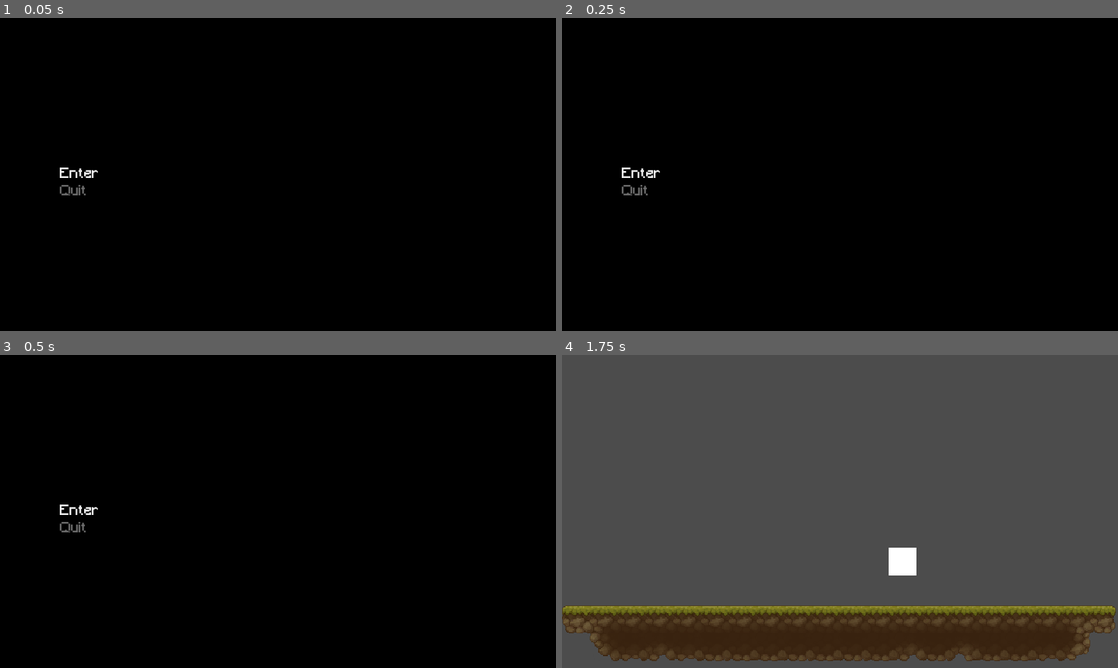
Above: before the commit, frames 1-4 (two rows, left to right).
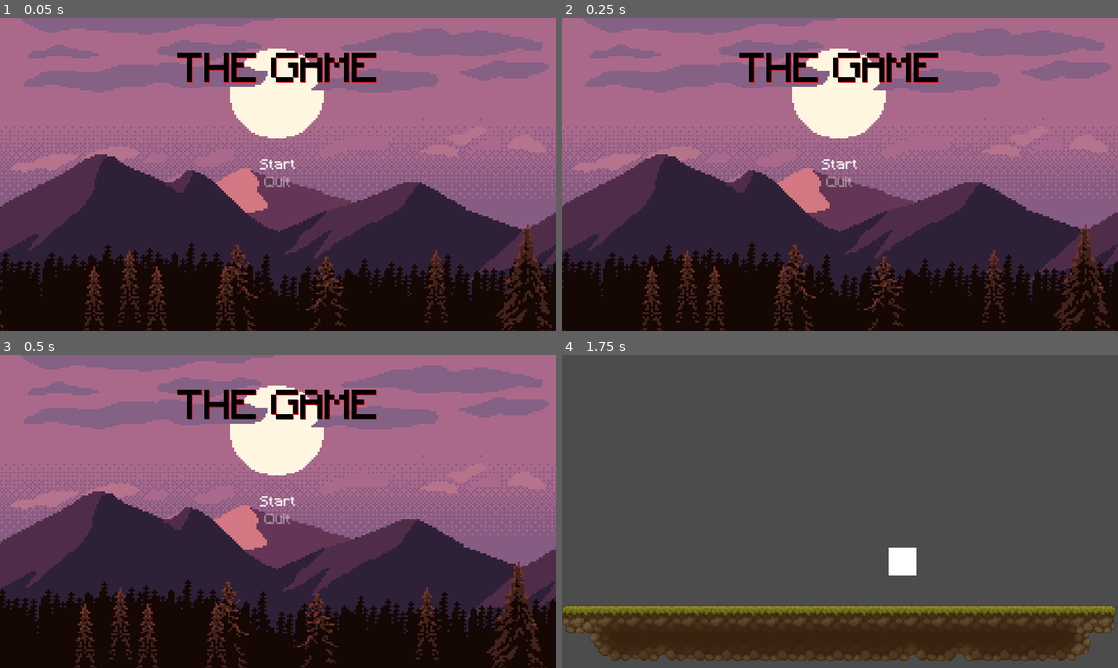
Above: after the commit, the same moments.

Repository: Astrol99/RetroKnight
Game: Godot game, scene res://MainMenu.tscn
Two runs of this game, one before a commit and one after it. Both use one fixed random seed, a clock stepped at 60 frames per second and the inputs below.
Inputs:
- Up to frame 1 (0.05 s): no input
- Up to frame 2 (0.25 s): no input
- Up to frame 3 (0.5 s): no input
- Up to frame 4 (1.75 s): click "Enter" (after the commit: "Start") at 0.5 s; hold Right (ui_right) from 1.28 s (still down); tap Up (ui_up) at 1.52 s

The runs differ from the first frame. In frame 1, 81% of the frame differs, in the area x 0-100%, y 0-100%; in frame 2, 81%; in frame 3, 81%; in frame 4, nothing differs.

Commit message:
Added a proper MainMenu screen with parallax

Diff:
--- a/MainMenu.gd
+++ b/MainMenu.gd
@@ -2,7 +2,7 @@
 
 
 func _ready():
-	$VBoxContainer/Enter.grab_focus()
+	$VBoxContainer/Start.grab_focus()
 
 
 func _on_Enter_pressed():
--- a/MainMenu.tscn
+++ b/MainMenu.tscn
@@ -1,7 +1,21 @@
-[gd_scene load_steps=3 format=2]
+[gd_scene load_steps=12 format=2]
 
 [ext_resource path="res://MainMenu.gd" type="Script" id=1]
 [ext_resource path="res://assets/themes/PixelTheme.tres" type="Theme" id=2]
+[ext_resource path="res://assets/music/Medieval_Start-UpTutorial.mp3" type="AudioStream" id=3]
+[ext_resource path="res://assets/sprites/parallax_mountain_pack/layers/parallax-mountain-trees.png" type="Texture" id=4]
+[ext_resource path="res://assets/sprites/parallax_mountain_pack/layers/parallax-mountain-foreground-trees.png" type="Texture" id=5]
+[ext_resource path="res://assets/sprites/parallax_mountain_pack/layers/parallax-mountain-montain-far.png" type="Texture" id=6]
+[ext_resource path="res://assets/sprites/parallax_mountain_pack/layers/parallax-mountain-mountains.png" type="Texture" id=7]
+[ext_resource path="res://assets/sprites/parallax_mountain_pack/layers/parallax-mountain-bg.png" type="Texture" id=8]
+[ext_resource path="res://ParallaxBackground.gd" type="Script" id=9]
+
+[sub_resource type="DynamicFontData" id=1]
+font_path = "res://assets/fonts/Minecraft.ttf"
+
+[sub_resource type="DynamicFont" id=2]
+size = 45
+font_data = SubResource( 1 )
 
 [node name="MainMenu" type="Control"]
 anchor_right = 1.0
@@ -11,39 +25,89 @@
 "_edit_use_anchors_": false
 }
 
-[node name="ColorRect" type="ColorRect" parent="."]
-margin_right = 640.0
-margin_bottom = 360.0
-color = Color( 0, 0, 0, 1 )
+[node name="AudioStreamPlayer" type="AudioStreamPlayer" parent="."]
+stream = ExtResource( 3 )
+volume_db = -20.0
+autoplay = true
+
+[node name="ParallaxBackground" type="ParallaxBackground" parent="."]
+offset = Vector2( 320, 180 )
+scale = Vector2( 2.4, 2.3 )
+transform = Transform2D( 2.4, 0, 0, 2.3, 320, 180 )
+script = ExtResource( 9 )
+
+[node name="Background" type="Sprite" parent="ParallaxBackground"]
+texture = ExtResource( 8 )
+
+[node name="ParallaxLayer2" type="ParallaxLayer" parent="ParallaxBackground"]
+motion_scale = Vector2( 0.05, 1 )
+motion_mirroring = Vector2( 272, 0 )
+
+[node name="FarMountains" type="Sprite" parent="ParallaxBackground/ParallaxLayer2"]
+texture = ExtResource( 6 )
+
+[node name="ParallaxLayer3" type="ParallaxLayer" parent="ParallaxBackground"]
+motion_scale = Vector2( 0.2, 1 )
+motion_mirroring = Vector2( 544, 0 )
+
+[node name="Mountains" type="Sprite" parent="ParallaxBackground/ParallaxLayer3"]
+texture = ExtResource( 7 )
+
+[node name="ParallaxLayer4" type="ParallaxLayer" parent="ParallaxBackground"]
+motion_scale = Vector2( 0.3, 1 )
+motion_mirroring = Vector2( 544, 0 )
+
+[node name="FarTrees" type="Sprite" parent="ParallaxBackground/ParallaxLayer4"]
+texture = ExtResource( 4 )
+
+[node name="ParallaxLayer5" type="ParallaxLayer" parent="ParallaxBackground"]
+motion_mirroring = Vector2( 544, 0 )
+
+[node name="Trees" type="Sprite" parent="ParallaxBackground/ParallaxLayer5"]
+texture = ExtResource( 5 )
+
+[node name="Title" type="Label" parent="."]
+anchor_left = 0.5
+anchor_right = 0.5
+margin_left = -320.0
+margin_top = 40.0
+margin_right = 320.0
+margin_bottom = 86.0
+theme = ExtResource( 2 )
+custom_colors/font_color = Color( 0, 0, 0, 1 )
+custom_colors/font_outline_modulate = Color( 1, 1, 1, 1 )
+custom_colors/font_color_shadow = Color( 0.98291, 0, 0, 1 )
+custom_fonts/font = SubResource( 2 )
+text = "THE GAME"
+align = 1
 __meta__ = {
 "_edit_use_anchors_": false
 }
 
 [node name="VBoxContainer" type="VBoxContainer" parent="."]
-margin_left = 69.0
-margin_top = 172.0
-margin_right = 146.0
-margin_bottom = 208.0
+anchor_top = 0.5
+anchor_right = 1.0
+anchor_bottom = 0.5
+margin_top = -18.0
+margin_bottom = 18.0
 theme = ExtResource( 2 )
+alignment = 1
 __meta__ = {
-"_edit_group_": true,
 "_edit_use_anchors_": false
 }
 
-[node name="Enter" type="Button" parent="VBoxContainer"]
-margin_right = 77.0
+[node name="Start" type="Button" parent="VBoxContainer"]
+margin_right = 640.0
 margin_bottom = 16.0
 focus_neighbour_top = NodePath("../Quit")
-text = "Enter"
-align = 0
+text = "Start"
 
 [node name="Quit" type="Button" parent="VBoxContainer"]
 margin_top = 20.0
-margin_right = 77.0
+margin_right = 640.0
 margin_bottom = 36.0
-focus_neighbour_bottom = NodePath("../Enter")
+focus_neighbour_bottom = NodePath("../Start")
 text = "Quit"
-align = 0
 
-[connection signal="pressed" from="VBoxContainer/Enter" to="." method="_on_Enter_pressed"]
+[connection signal="pressed" from="VBoxContainer/Start" to="." method="_on_Enter_pressed"]
 [connection signal="pressed" from="VBoxContainer/Quit" to="." method="_on_Quit_pressed"]
--- /dev/null
+++ b/ParallaxBackground.gd
@@ -0,0 +1,5 @@
+extends ParallaxBackground
+
+
+func _process(delta):
+	scroll_offset.x -= 10 * delta
--- a/assets/themes/PixelTheme.tres
+++ b/assets/themes/PixelTheme.tres
@@ -7,6 +7,8 @@
 [sub_resource type="StyleBoxEmpty" id=5]
 
 [sub_resource type="StyleBoxEmpty" id=6]
+
+[sub_resource type="DynamicFont" id=8]
 
 [sub_resource type="DynamicFontData" id=1]
 font_path = "res://assets/fonts/Minecraft.ttf"
@@ -21,3 +23,12 @@
 Button/styles/hover = SubResource( 4 )
 Button/styles/normal = SubResource( 5 )
 Button/styles/pressed = SubResource( 6 )
+Label/colors/font_color = Color( 1, 1, 1, 1 )
+Label/colors/font_color_shadow = Color( 0, 0, 0, 0 )
+Label/colors/font_outline_modulate = Color( 1, 1, 1, 1 )
+Label/constants/line_spacing = 3
+Label/constants/shadow_as_outline = 0
+Label/constants/shadow_offset_x = 1
+Label/constants/shadow_offset_y = 1
+Label/fonts/font = SubResource( 8 )
+Label/styles/normal = null
--- a/project.godot
+++ b/project.godot
@@ -18,6 +18,7 @@
 
 window/size/width=640
 window/size/height=360
+window/size/fullscreen=true
 window/size/test_width=1280
 window/size/test_height=720
 window/stretch/mode="2d"
Not shown, added: assets/music/Medieval_Start-UpTutorial.mp3.import
Binary file added: assets/sprites/TX Chest Animation.png
Not shown, added: assets/sprites/TX Chest Animation.png.import
Binary file added: assets/sprites/TX Tileset Ground.png
Not shown, added: assets/sprites/TX Tileset Ground.png.import
Binary file added: assets/sprites/TX Village Props.png
Not shown, added: assets/sprites/TX Village Props.png.import
Binary file added: assets/sprites/background.jpg
Not shown, added: assets/sprites/background.jpg.import
Binary file added: assets/sprites/background2.jpg
Not shown, added: assets/sprites/background2.jpg.import
Binary file added: assets/sprites/parallax_mountain_pack/layers/parallax-mountain-bg.png
(and 18 more such lines)
